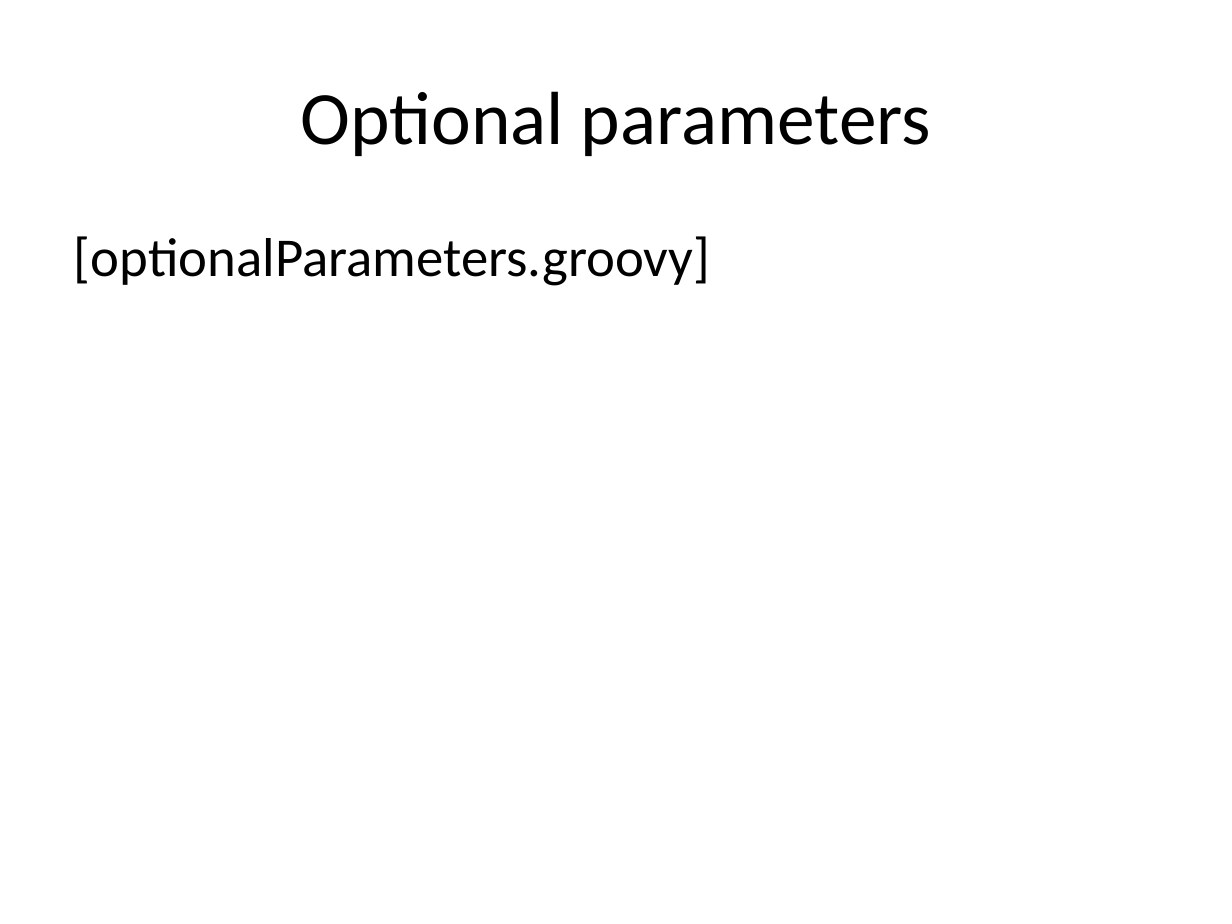
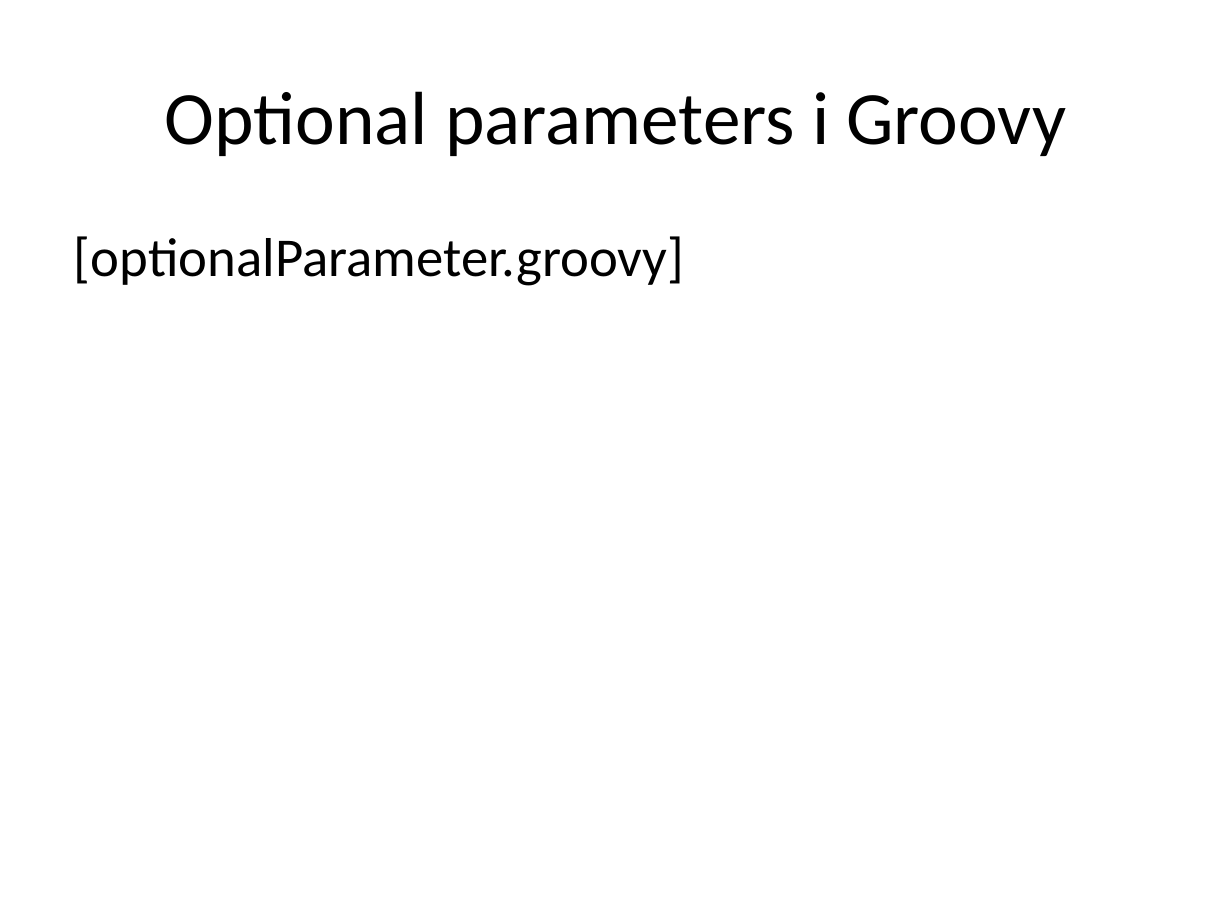
Before and after one commit to me97esn/groovyseminarium, a slide deck: slide 43 of groovyseminarie/dokument/groovyseminarium_source.pptx. Drawn at 1232x924 pixels with LibreOffice and Linux fonts; fonts in the diff are those of the drawing. Boxes give left, top, right and bottom in pixels: in the first picture for what was removed or moved away, otherwise in the second. Text is boxed around its words. In the diff, an @@ line names an element or a change of style, - is before the commit and + after.

```diff
--- a/groovyseminarie/dokument/groovyseminarium_source.pptx
+++ b/groovyseminarie/dokument/groovyseminarium_source.pptx
@@ title at (165,91,1066,156): text changed @@
-Optional parameters
+Optional parameters i Groovy
@@ text at (74,236,685,286): text changed @@
-[optionalParameters.groovy]
+[optionalParameter.groovy]
```
Also in this commit, not shown: 6 other slides changed, 3 slides added, 1 slide removed, 8 other files.
